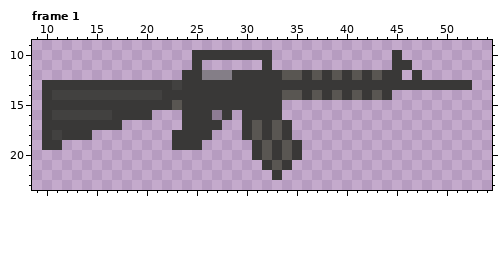
Pixel-art file: Sprites/Guns/W_04_M16.aseprite. Above, as it was before the edit.
64x32 pixels, 1 frame. Shown: frame 1: x 9..54, y 9..23. The commit also changed other frames, which this record leaves out.
And afterwards:
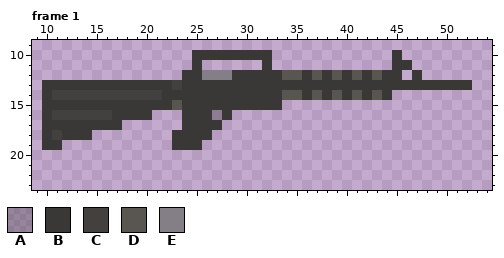
Palette (. is transparent): A #39383752  B #393837  C #424140  D #595652  E #847e87
Diff:
--- frame 1, layer "Layer 2"
@@ x 28..37 @@
 15 BBBBBB....
-16 B.BBBB....
-17 ..BDBDB...
-18 ..BDBDB...
-19 ...BDBDB..
-20 ...BDBDB..
-21 ....BDB...
-22 .....B....
+16 B.........
+17 ..........
+18 ..........
+19 ..........
+20 ..........
+21 ..........
+22 ..........
 23 ..........
Pixel boxes of the changes (left, top, right, bottom) in both pictures:
erased: (242, 110, 302, 180)
